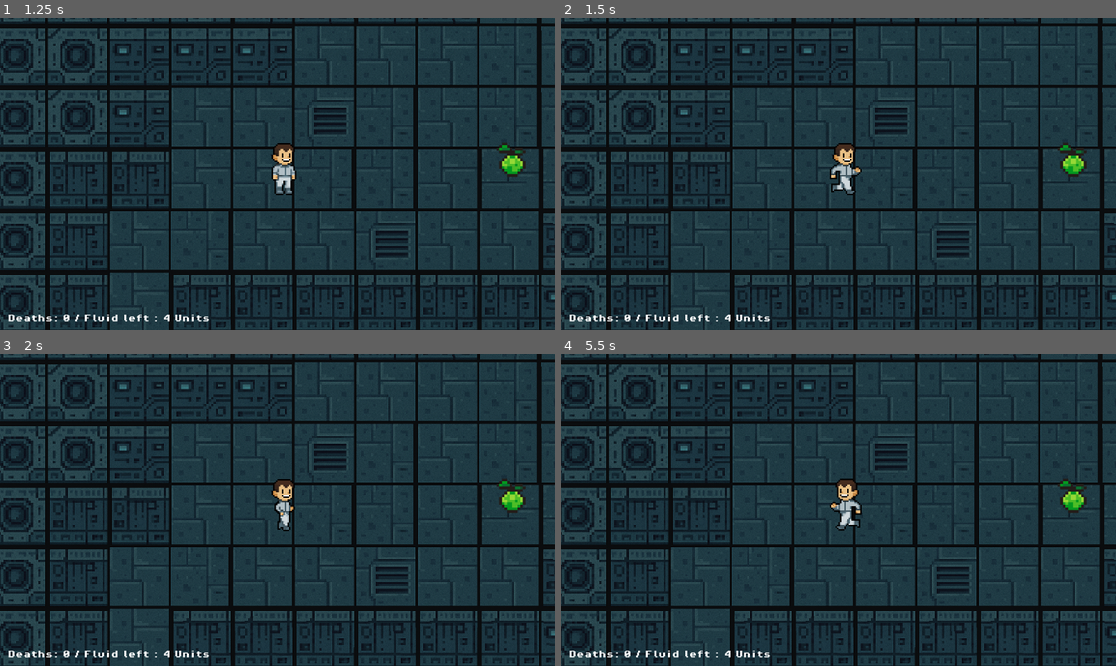
Above: before the commit, frames 1-4 (two rows, left to right).
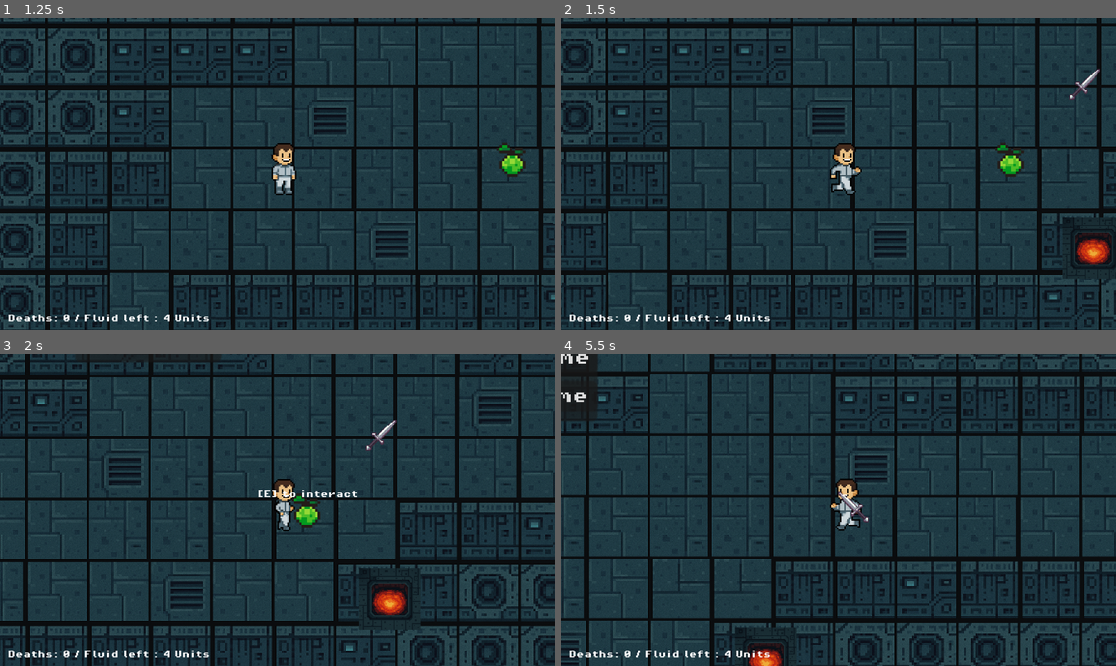
Above: after the commit, the same moments.

Repository: FlavienVa/Kill_The_Mickey
Game: Godot game, scene res://scenes/main_menu.tscn
The game is run twice, just before and just after one commit, with the same random seed, the same clock (stepped at 60 frames per second) and the same inputs.
Inputs (mouse positions are in pixels of both pictures, inside the frame that each line leads up to):
- Up to frame 1 (1.25 s): click "Host Game" at 0.5 s
- Up to frame 2 (1.5 s): move the mouse to (960, 158) at 1.27 s; hold D (move_right) from 1.28 s (still down); hold E (interact) from 1.28 s (still down)
- Up to frame 3 (2 s): keep holding D (move_right); keep holding E (interact); tap W (move_up) at 1.52 s
- Up to frame 4 (5.5 s): move the mouse to (727, 525) at 2.02 s; release E (interact) at 2.03 s; click (727, 525) at 2.1 s; tap W (move_up) at 2.27, 3.77, 4.52, 5.27 s; tap E (interact) at 2.3, 3.6, 5.1 s; move the mouse to (894, 441) at 2.77 s; release D (move_right) at 2.78 s; hold A (move_left) 2.78-3.53 s; hold E (interact) 2.78-3.53 s; move the mouse to (810, 572) at 3.52 s; hold D (move_right) 3.53-5.03 s; move the mouse to (1005, 556) at 4.27 s; hold E (interact) 4.28-5.03 s; click (1005, 556) at 4.35 s; move the mouse to (672, 463) at 5.02 s; hold A (move_left) from 5.03 s (still down)

Frame 1 is identical in both runs. In frame 2, 16% of the frame differs, in the area x 0-100%, y 0-100%; in frame 3, 36%; in frame 4, 38%.
Error before the commit: Attempt to call function 'stop' in base 'null instance' on a null instance. (res://scripts/player.gd:89)

Commit message:
pickup_and_lose_weapon

Diff:
--- a/scenes/game.tscn
+++ b/scenes/game.tscn
@@ -1,18 +1,17 @@
-[gd_scene load_steps=15 format=4 uid="uid://bkfgf4vgexmva"]
+[gd_scene load_steps=16 format=4 uid="uid://bkfgf4vgexmva"]
 
 [ext_resource type="Script" uid="uid://0h6uwl1ghtep" path="res://scripts/game_manager.gd" id="1_iywne"]
-[ext_resource type="PackedScene" uid="uid://bndpgu0c7tlr6" path="res://player.tscn" id="1_uwrxv"]
+[ext_resource type="PackedScene" uid="uid://bndpgu0c7tlr6" path="res://scenes/player.tscn" id="1_uwrxv"]
 [ext_resource type="Texture2D" uid="uid://bj1qh2bal1t32" path="res://assets/sprites/tilesetSpaceship.png" id="2_p57ef"]
 [ext_resource type="PackedScene" uid="uid://rv0632prr6s5" path="res://scenes/knife.tscn" id="3_lnu2h"]
 [ext_resource type="Texture2D" uid="uid://d0n1gp7rgtmll" path="res://assets/sprites/lavapit.png" id="4_p57ef"]
 [ext_resource type="FontFile" uid="uid://vgl0sm2xl6rm" path="res://assets/fonts/PixelOperator8-Bold.ttf" id="5_p57ef"]
 [ext_resource type="PackedScene" uid="uid://cwdqx0pmwic5u" path="res://scenes/lava_pit.tscn" id="5_u5sy4"]
-[ext_resource type="PackedScene" uid="uid://4cnt85smd4e4" path="res://scenes/ventilation.tscn" id="6_kvuet"]
-[ext_resource type="PackedScene" uid="uid://dyondbhyde86n" path="res://scenes/hidingSpot.tscn" id="8_dinhu"]
+[ext_resource type="PackedScene" path="res://scenes/hidingSpot.tscn" id="8_dinhu"]
 [ext_resource type="PackedScene" uid="uid://bhvw5cvcxc3xb" path="res://scenes/enemy.tscn" id="8_gee14"]
 [ext_resource type="Texture2D" uid="uid://bpokv0lviygyq" path="res://assets/sprites/pixil-frame-0(1).png" id="9_0tnpc"]
 [ext_resource type="PackedScene" uid="uid://owidbxma4otx" path="res://scenes/apple.tscn" id="9_vtaks"]
-[ext_resource type="AudioStream" uid="uid://bd30ot28i3hwk" path="res://assets/music/Main.wav" id="11_kvpfn"]
+[ext_resource type="AudioStream" uid="uid://b78mipivupi2" path="res://assets/music/Main.wav" id="11_kvpfn"]
 
 [sub_resource type="TileSetAtlasSource" id="TileSetAtlasSource_u5sy4"]
 texture = ExtResource("2_p57ef")
--- a/scenes/player.tscn
+++ b/scenes/player.tscn
@@ -26,3 +26,13 @@
 one_shot = true
 
 [node name="RespawnTimer" type="Timer" parent="."]
+
+[node name="WeaponSocket" type="Node2D" parent="."]
+position = Vector2(52, -15)
+
+[node name="FootStepAudio" type="AudioStreamPlayer2D" parent="."]
+
+[node name="FootStepTimer" type="Timer" parent="."]
+wait_time = 0.334
+
+[connection signal="timeout" from="FootStepTimer" to="." method="_on_foot_step_timer_timeout"]
--- a/scripts/knife.gd
+++ b/scripts/knife.gd
@@ -3,9 +3,6 @@
 @onready var interaction_area = $"Interaction Area"
 @onready var sprite = $AnimatedSprite2D
 
-func _pickup(body: Node2D) -> void:
-	if body.has_method("pickup_weapon"):
-		body.pickup_weapon(self)
 
 
 # Called when the node enters the scene tree for the first time.
@@ -14,6 +11,20 @@
 
 
 func _collect_object():
-	InteractionManager.player.has_knife = true
-	_pickup(InteractionManager.player)
-	queue_free()
+	var player = InteractionManager.player
+	if not player:
+		return
+	player.has_knife = true
+	visible = true
+	player.pickup_weapon(self)
+
+	interaction_area.set_deferred("monitoring", false)
+	$"Interaction Area/CollisionShape2D".set_deferred("disabled", true)
+	$CollisionShape2D.set_deferred("disabled", true)
+
+
+	#_pickup(InteractionManager.player)
+func to_original():
+	interaction_area.set_deferred("monitoring", true)
+	$"Interaction Area/CollisionShape2D".set_deferred("disabled", false)
+	$CollisionShape2D.set_deferred("disabled", true)
--- a/scripts/player.gd
+++ b/scripts/player.gd
@@ -163,11 +163,14 @@
 		print("Hit enemy!")
 
 func mark_dead() -> void:
-	# Ta bort vapnet och lägg tillbaka det på kartan
+
 	if current_weapon and weapon_original_parent:
+
 		$WeaponSocket.remove_child(current_weapon)
 		weapon_original_parent.add_child(current_weapon)
+		current_weapon.to_original()
 		current_weapon.position = weapon_original_position
+
 		current_weapon = null
 		has_knife = false
 
@@ -175,6 +178,7 @@
 
 	# Hide the player
 	$AnimatedSprite2D.visible = false
+
 	# Wait a short moment before respawning
 	await get_tree().create_timer(1.0).timeout
 	MultiplayerManager.deaths +=1
Not shown, added: assets/music/Main.wav.import
Not shown, added: assets/sounds/Footsteps 1.wav.import
Not shown, added: assets/sounds/Footsteps 2.wav.import
Not shown, added: assets/sounds/Footsteps 3.wav.import
Not shown, added: assets/sprites/angrymickey_spritesheet.png.import
Not shown, added: assets/sprites/happymickey_spritesheet.png.import
Not shown, added: assets/sprites/shymickey_spritesheet.png.import
Not shown, added: assets/sprites/smartmickey_spritesheet.png.import
